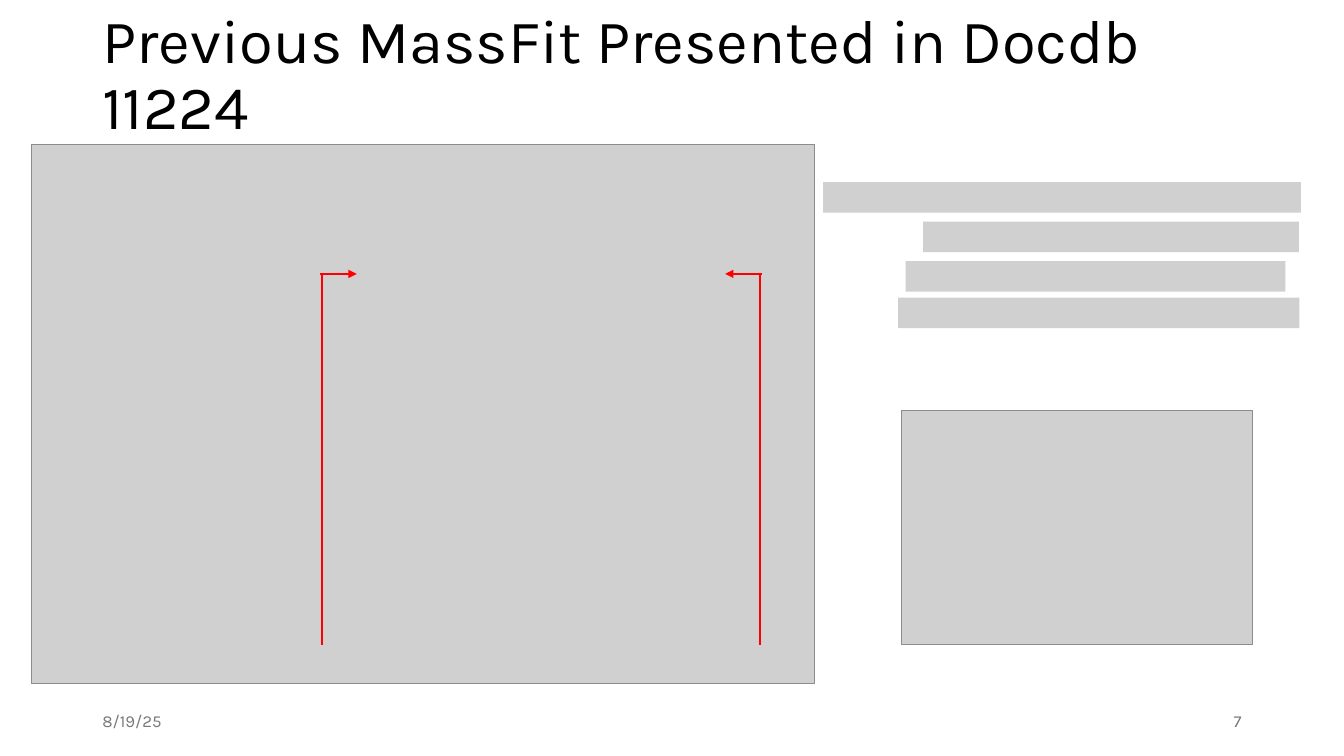
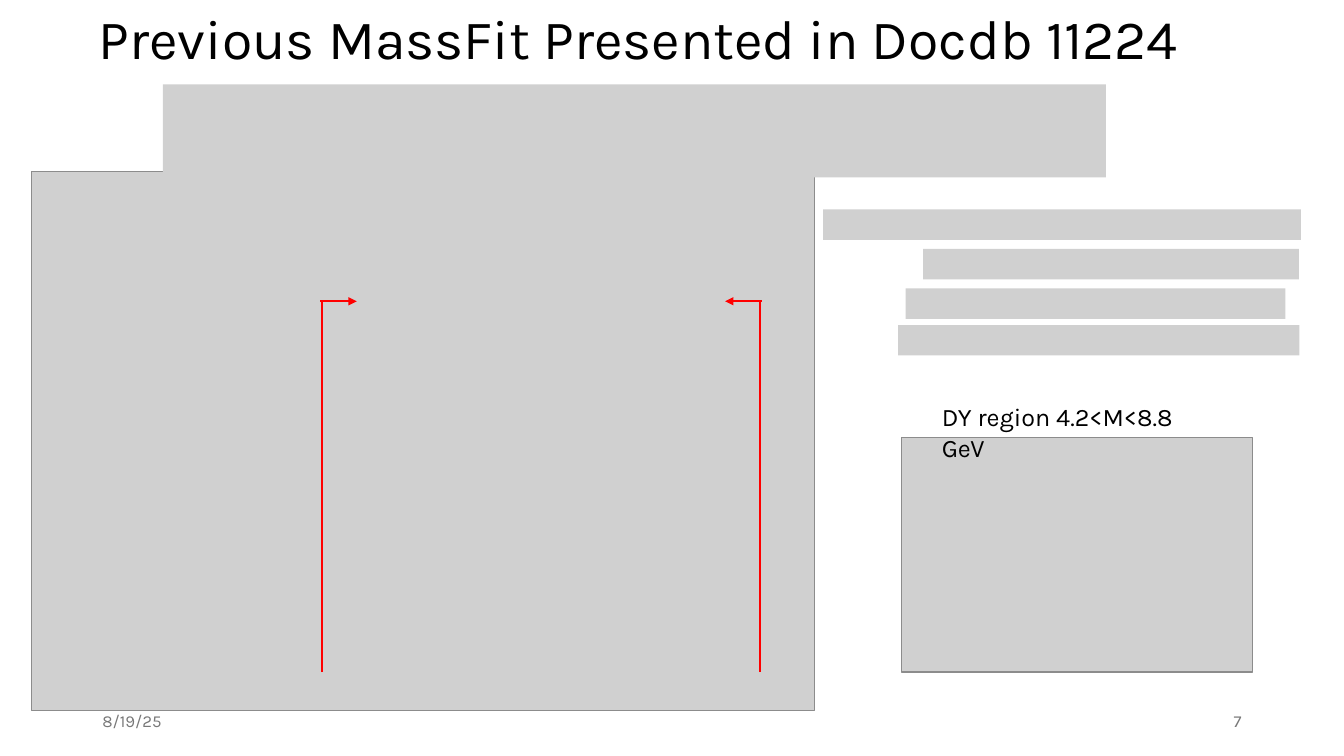
Before and after one commit to NMSU-Physics/e906_talk_An_alternative_proposal_for_determining_DY_yields_2025-08-19, a slide deck: slide 7 of alternativeDYyield.pptx. Drawn at 1344x756 pixels with LibreOffice and Linux fonts; fonts in the diff are those of the drawing; grey boxes stand for pictures. Boxes give left, top, right and bottom in pixels: in the first picture for what was removed or moved away, otherwise in the second. Text is boxed around its words. In the diff, an @@ line names an element or a change of style, - is before the commit and + after.

```diff
--- a/alternativeDYyield.pptx
+++ b/alternativeDYyield.pptx
@@ title "Previous MassFit Presented in Docdb ..." at (99, 21, 1178, 60): size 44 to 39.6 pt @@
@@ picture added at (163, 85, 1106, 177) @@
@@ picture removed at (824, 182, 1302, 213) @@
@@ picture added at (824, 210, 1302, 240) @@
@@ picture removed at (924, 222, 1300, 252) @@
@@ picture removed at (905, 261, 1286, 291) @@
@@ picture added at (924, 249, 1300, 279) @@
@@ picture: place and size @@
-picture at (898, 297, 1300, 328)
+picture at (905, 288, 1286, 319)
@@ 2 lines, 2 arrows, 1 picture: place and size @@
-2 lines, 2 arrows, 1 picture at (32, 144, 816, 684)
+2 lines, 2 arrows, 1 picture at (32, 171, 816, 711)
@@ picture added at (898, 325, 1300, 355) @@
@@ text added at (942, 408, 1172, 458), 18 pt, text #000000 @@
+DY region 4.2<M<8.8 GeV
@@ picture: place and size @@
-picture at (901, 410, 1253, 645)
+picture at (901, 438, 1253, 673)
```
Also in this commit, not shown: 10 other slides changed, 1 slide added.
